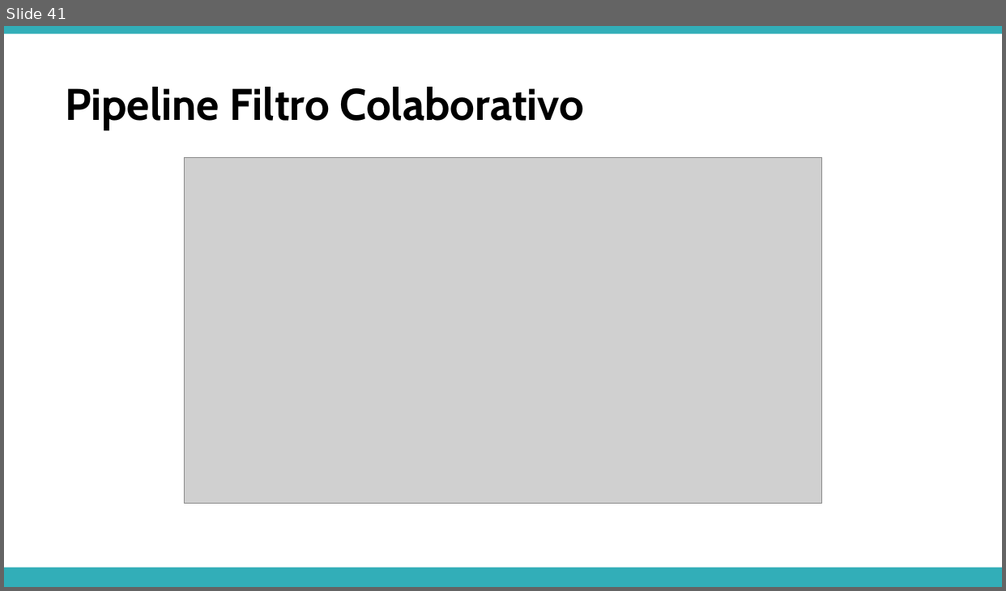
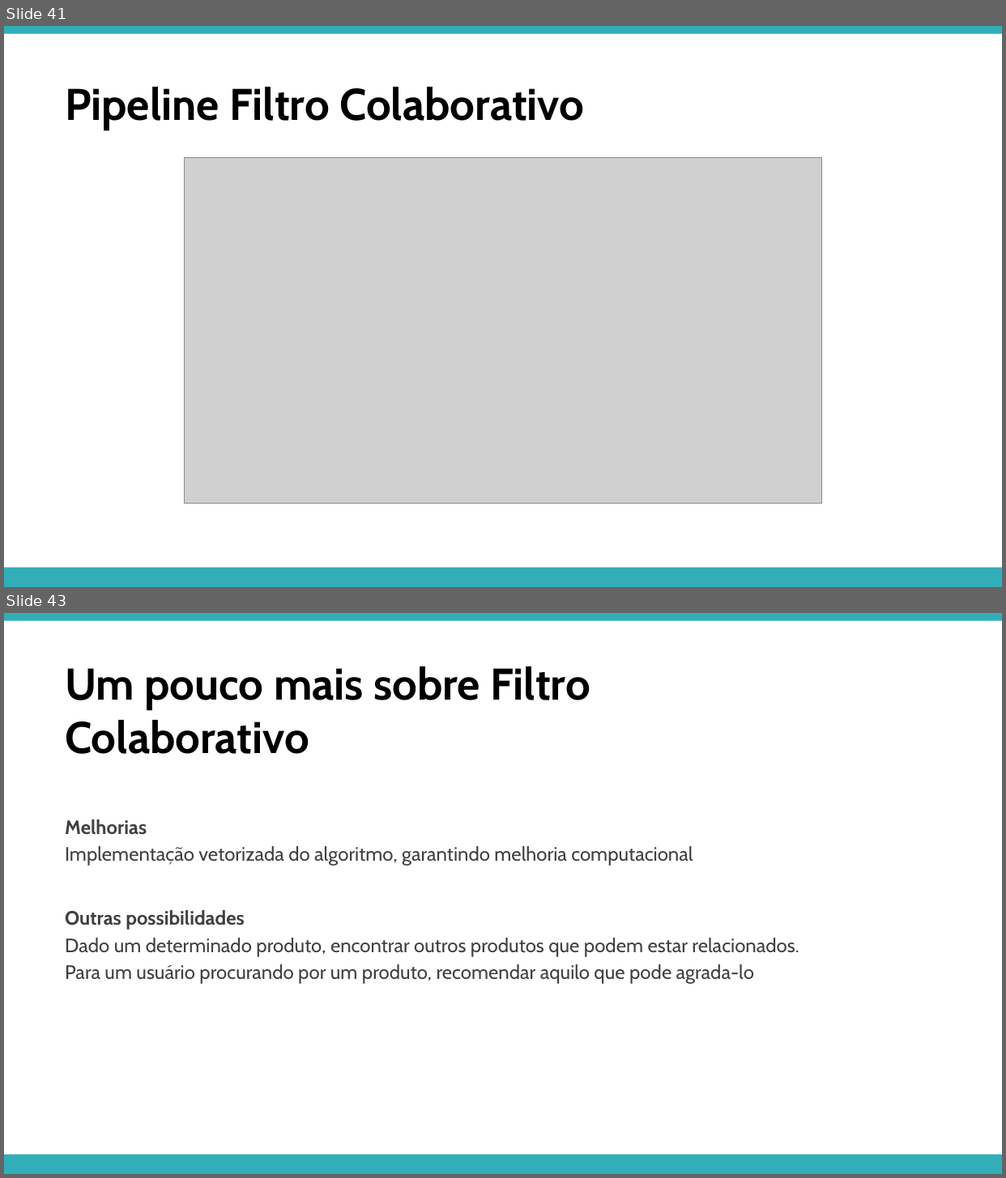
Before and after one commit to APILASTRI/coursera-stanford, a slide deck: machine-learning/notations/semana-9/presentation/15-recommender-systems.pptx. Shown one above the other, each under a label of ours: slide 41 before the commit, slides 41 and 43 after it; the slides between them are not shown. The pictures are 1006x591 and 1006x1178 pixels, drawn with LibreOffice and Linux fonts; fonts in the diff are those of the drawing; grey boxes stand for pictures. Boxes give left, top, right and bottom in pixels: in the first picture for what was removed or moved away, otherwise in the second. Text is boxed around its words. In the diff, an @@ line names an element or a change of style, - is before the commit and + after.

```diff
--- a/machine-learning/notations/semana-9/presentation/15-recommender-systems.pptx
+++ b/machine-learning/notations/semana-9/presentation/15-recommender-systems.pptx
@@ slide 43 added at (4, 613, 1002, 1174), background #FFFFFF; not listed: 2 template elements that a slide beside it also shows @@
@@ text added at (65, 666, 590, 754), 32 pt, text #000000, bold @@
+Um pouco mais sobre Filtro Colaborativo
@@ text added at (65, 820, 692, 866), 14 pt, text #404040 @@
+Melhorias
+Implementação vetorizada do algoritmo, garantindo melhoria computacional
@@ text added at (65, 910, 799, 984), 14 pt, text #404040 @@
+Outras possibilidades
+Dado um determinado produto, encontrar outros produtos que podem estar relacionados.
+Para um usuário procurando por um produto, recomendar aquilo que pode agrada-lo
```
Also in this commit, not shown: 1 slide changed, 11 other slides added, 51 other files.
